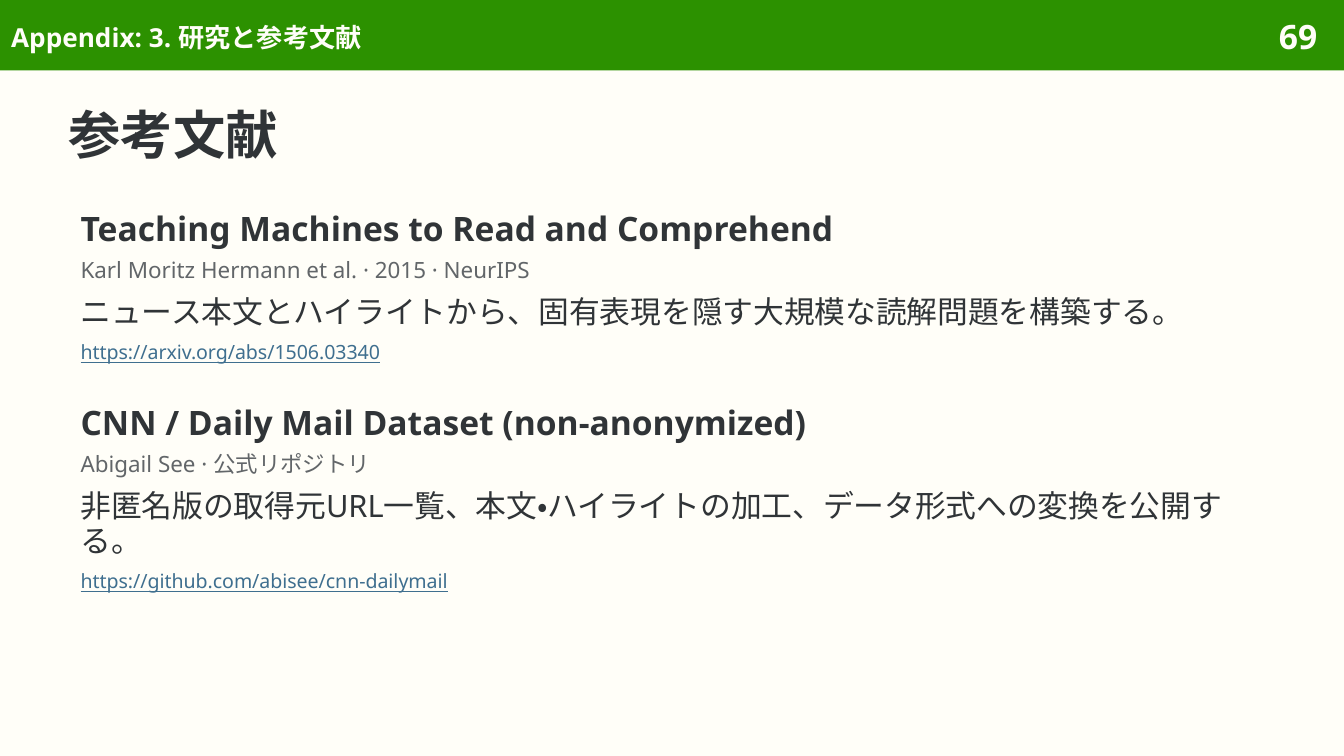
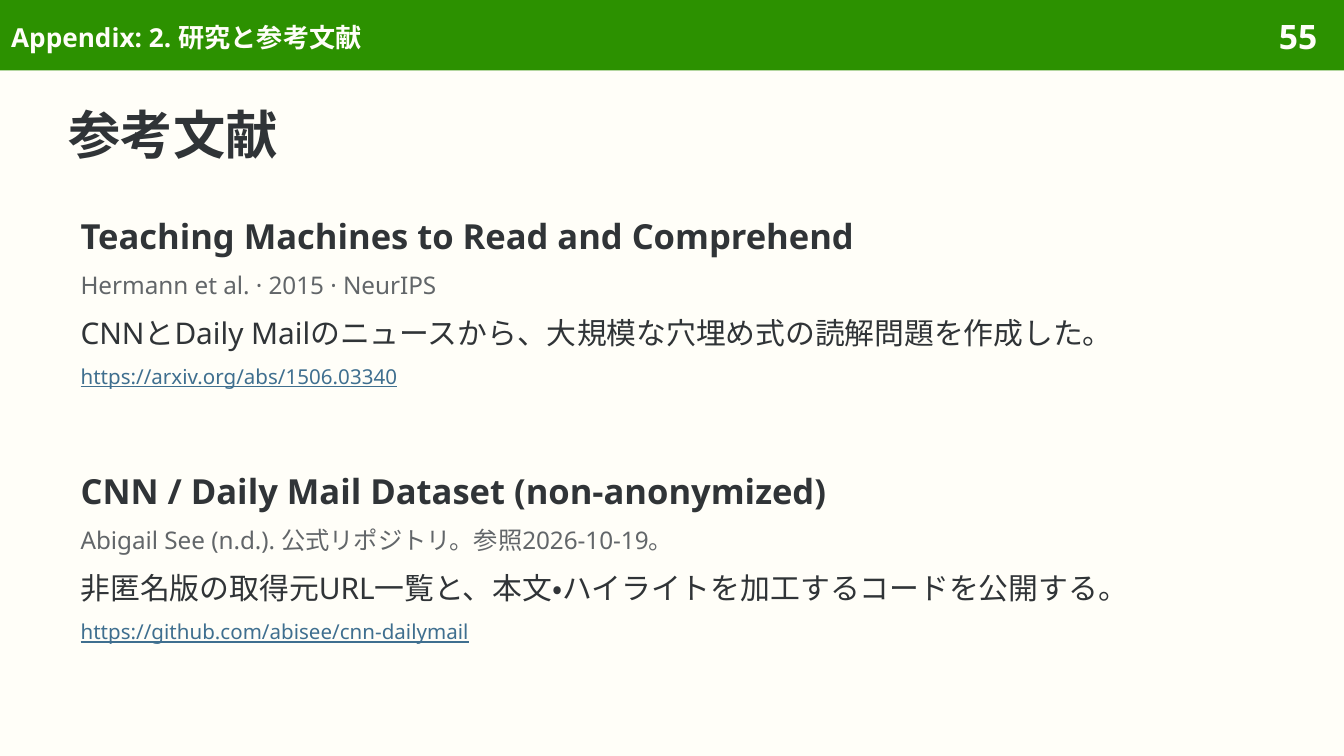
Before and after one commit to sasakiy84/datasets-in-10-minutes, a slide deck: slide 55 of slides/datasets-in-10-minutes-cnn-dailymail.pptx (slide 69 before the commit). Drawn at 1344x756 pixels with LibreOffice and Linux fonts; fonts in the diff are those of the drawing. Boxes give left, top, right and bottom in pixels: in the first picture for what was removed or moved away, otherwise in the second. Text is boxed around its words. In the diff, an @@ line names an element or a change of style, - is before the commit and + after.

Commit message:
Present CNN DailyMail as the original summarization dataset

```diff
--- a/slides/datasets-in-10-minutes-cnn-dailymail.pptx
+++ b/slides/datasets-in-10-minutes-cnn-dailymail.pptx
@@ title at <box>11,24,361,54</box>: text changed @@
-Appendix: 3. 研究と参考文献
+Appendix: 2. 研究と参考文献
@@ page number at <box>1279,25,1317,50</box>: text changed @@
-69
+55
@@ text at <box>81,222,854,258</box>: size 18 to 18.5 pt in "Teaching Machines to Read and Comprehend"; line spacing 20.5pt to 1.16; more space between paragraphs @@
@@ text removed at <box>81,261,530,278</box> @@
-Karl Moritz Hermann et al. · 2015 · NeurIPS
@@ text at <box>81,275,1113,389</box>: paragraphs added @@
+Hermann et al. · 2015 · NeurIPS
+CNNとDaily Mailのニュースから、大規模な穴埋め式の読解問題を作成した。
+https://arxiv.org/abs/1506.03340
@@ text removed at <box>81,297,1184,326</box> @@
-ニュース本文とハイライトから、固有表現を隠す大規模な読解問題を構築する。
@@ text removed at <box>81,344,380,364</box> @@
-https://arxiv.org/abs/1506.03340
@@ text removed at <box>81,409,806,443</box> @@
-CNN / Daily Mail Dataset (non-anonymized)
@@ text at <box>81,477,1128,644</box>: text changed; size 16.5 to 11 pt @@
-非匿名版の取得元URL一覧、本文・ハイライトの加工、データ形式への変換を公開する。
+CNN / Daily Mail Dataset (non-anonymized)
+Abigail See (n.d.). 公式リポジトリ。参照2026-10-19。
+非匿名版の取得元URL一覧と、本文・ハイライトを加工するコードを公開する。
+https://github.com/abisee/cnn-dailymail
@@ text removed at <box>81,453,370,478</box> @@
-Abigail See · 公式リポジトリ
@@ text removed at <box>81,573,448,593</box> @@
-https://github.com/abisee/cnn-dailymail
```
Also in this commit, not shown: 50 other slides changed, 14 slides removed, 40 other files.
